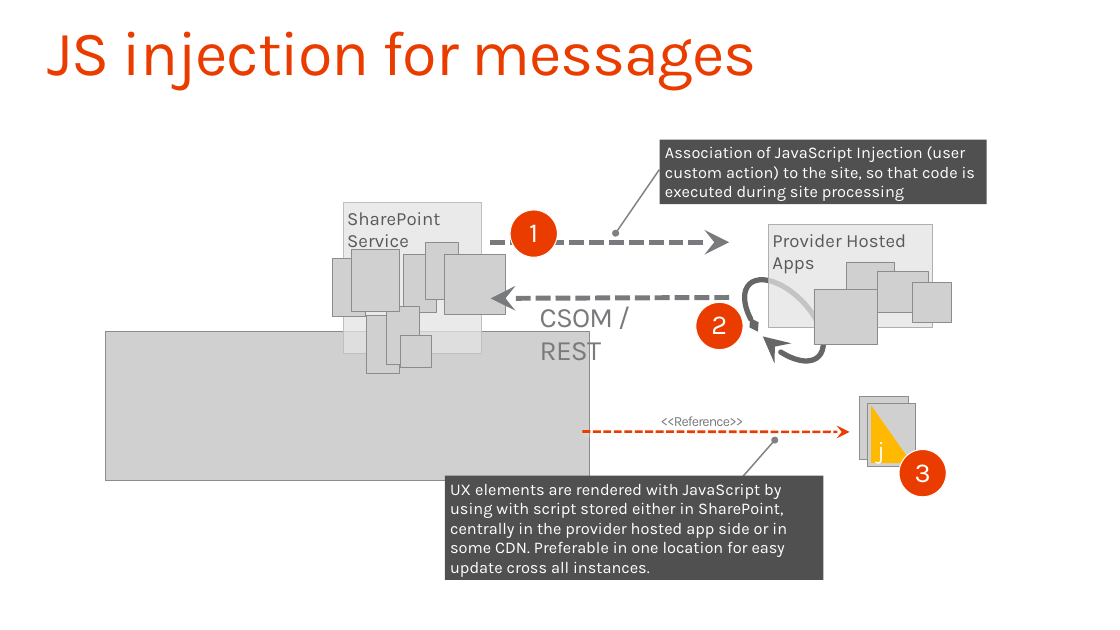
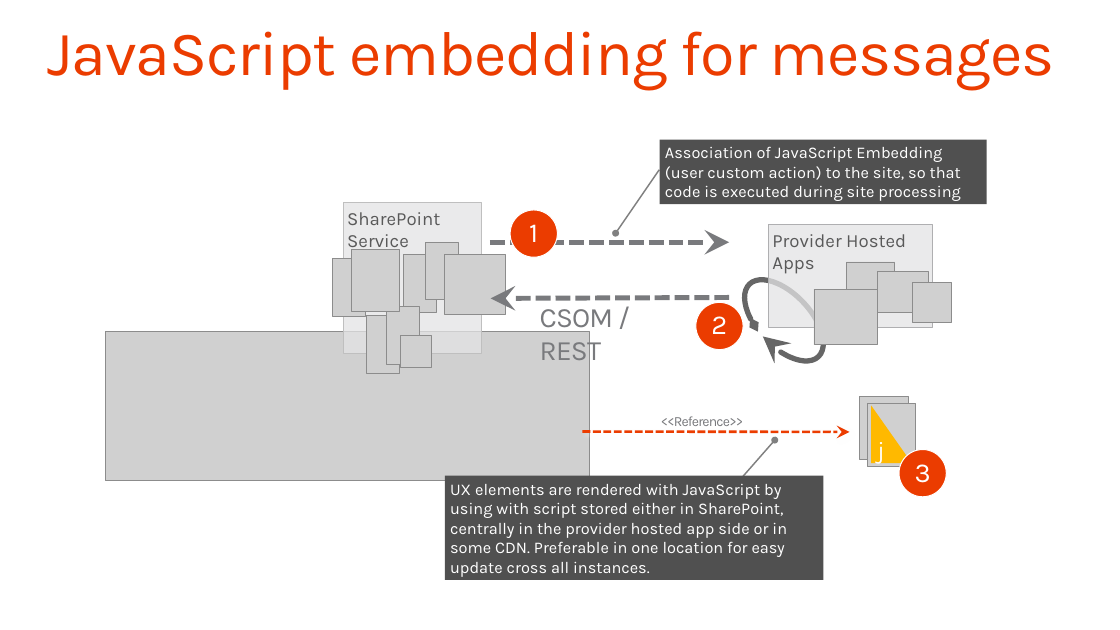
Before and after one commit to fabbbiob/TrainingContent, a slide deck: slide 14 of O3658/02 Managing site settings using app model/2_SiteManagement.pptx. Drawn at 1120x630 pixels with LibreOffice and Linux fonts; fonts in the diff are those of the drawing; grey boxes stand for pictures; background and template pictures are left out. Boxes give left, top, right and bottom in pixels: in the first picture for what was removed or moved away, otherwise in the second. Text is boxed around its words. In the diff, an @@ line names an element or a change of style, - is before the commit and + after.

Commit message:
Lab fixes, updates on decks and readme files on the JS embedding naming change

```diff
--- a/O3658/02 Managing site settings using app model/2_SiteManagement.pptx
+++ b/O3658/02 Managing site settings using app model/2_SiteManagement.pptx
@@ title at [48, 31, 1054, 90]: text changed @@
-JS injection for messages
+JavaScript embedding for messages
@@ text in rectangle at [665, 147, 961, 201]: text changed @@
-  Association of JavaScript Injection (user custom action) to the site, so that code is executed during site processing
+  Association of JavaScript Embedding (user custom action) to the site, so that code is executed during site processing
```
Also in this commit, not shown: 8 other slides changed, 4 other files.
